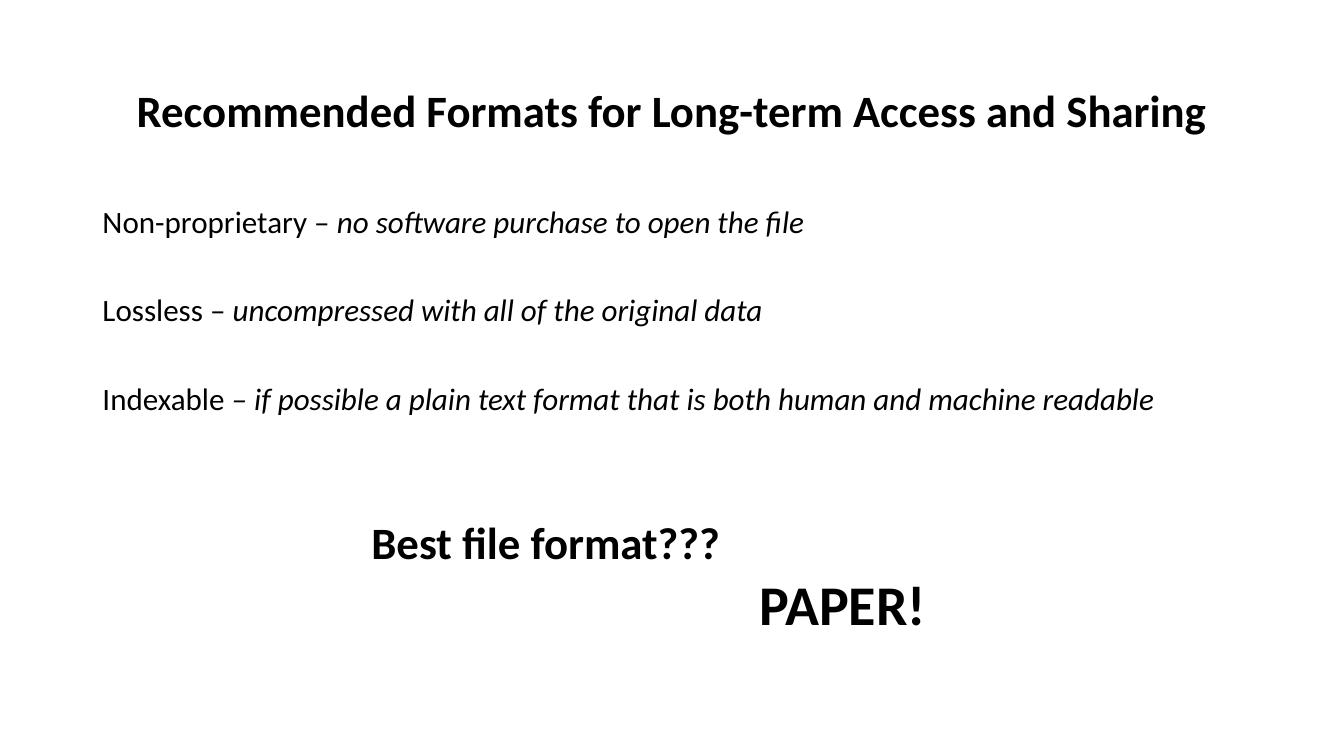
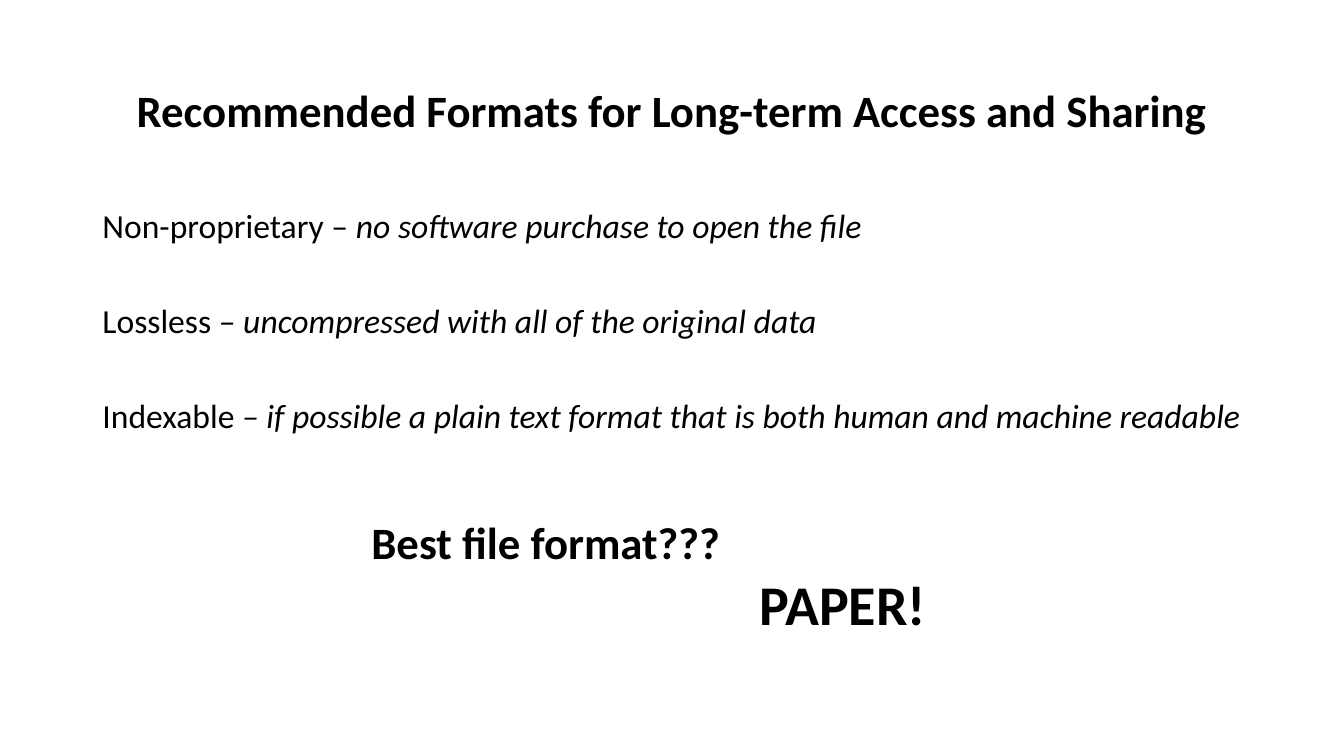
Before and after one commit to tibbben/teaching.data.literacy, a slide deck: slide 4 of UM_DataManagementClass/Lessons/04/04_FirstMeeting.pptx. Drawn at 1344x756 pixels with LibreOffice and Linux fonts; fonts in the diff are those of the drawing. Boxes give left, top, right and bottom in pixels: in the first picture for what was removed or moved away, otherwise in the second. Text is boxed around its words. In the diff, an @@ line names an element or a change of style, - is before the commit and + after.

```diff
--- a/UM_DataManagementClass/Lessons/04/04_FirstMeeting.pptx
+++ b/UM_DataManagementClass/Lessons/04/04_FirstMeeting.pptx
@@ text "Non-proprietary – no software purchase ..." at (102, 214, 1240, 434): size 22.2 to 24 pt @@
```
Also in this commit, not shown: 6 other slides changed, 1 slide added, 1 other file.
